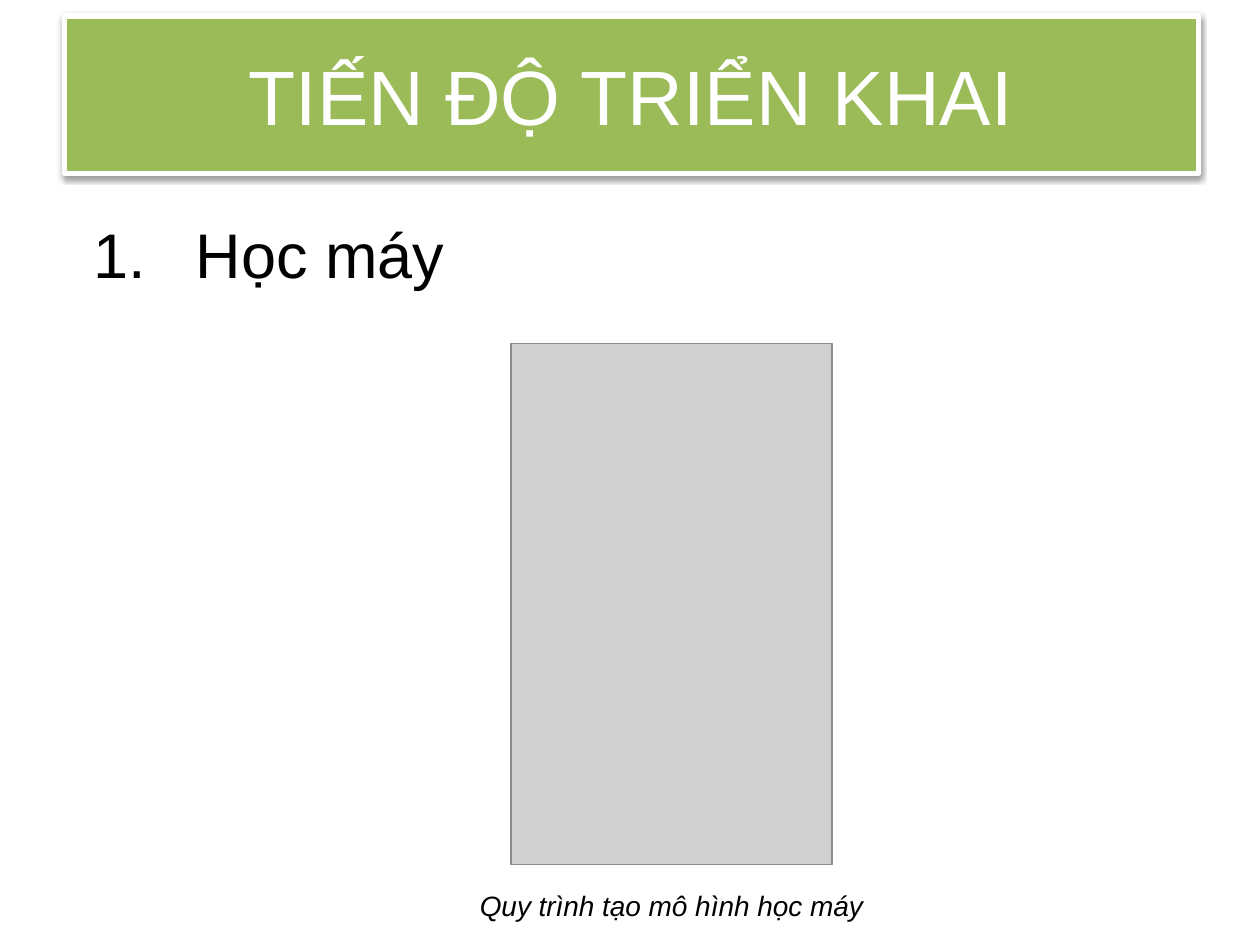
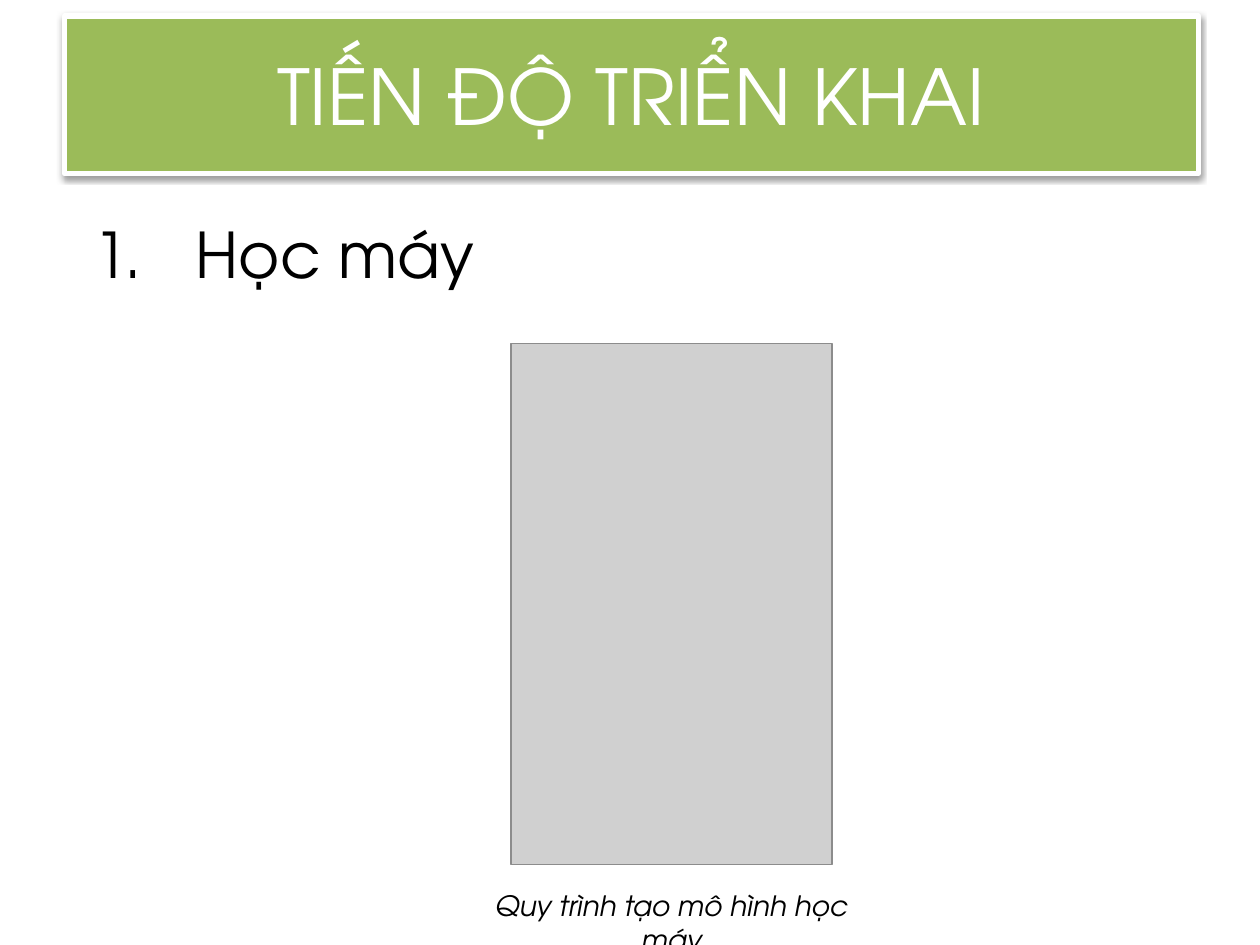
Before and after one commit to bloomingseed/pbl5-mmmodel, a slide deck: slide 6 of reports/Báo cáo tiến độ 3.pptx. Drawn at 1260x945 pixels with LibreOffice and Linux fonts; fonts in the diff are those of the drawing; grey boxes stand for pictures. Boxes give left, top, right and bottom in pixels: in the first picture for what was removed or moved away, otherwise in the second. Text is boxed around its words. In the diff, an @@ line names an element or a change of style, - is before the commit and + after.

```diff
--- a/reports/Báo cáo tiến độ 3.pptx
+++ b/reports/Báo cáo tiến độ 3.pptx
@@ font Arial to TeX Gyre Adventor in 3 elements at [64,16,1198,174], [196,230,474,290], [495,894,847,930] @@
```
Also in this commit, not shown: 12 other slides changed, 10 other files.
